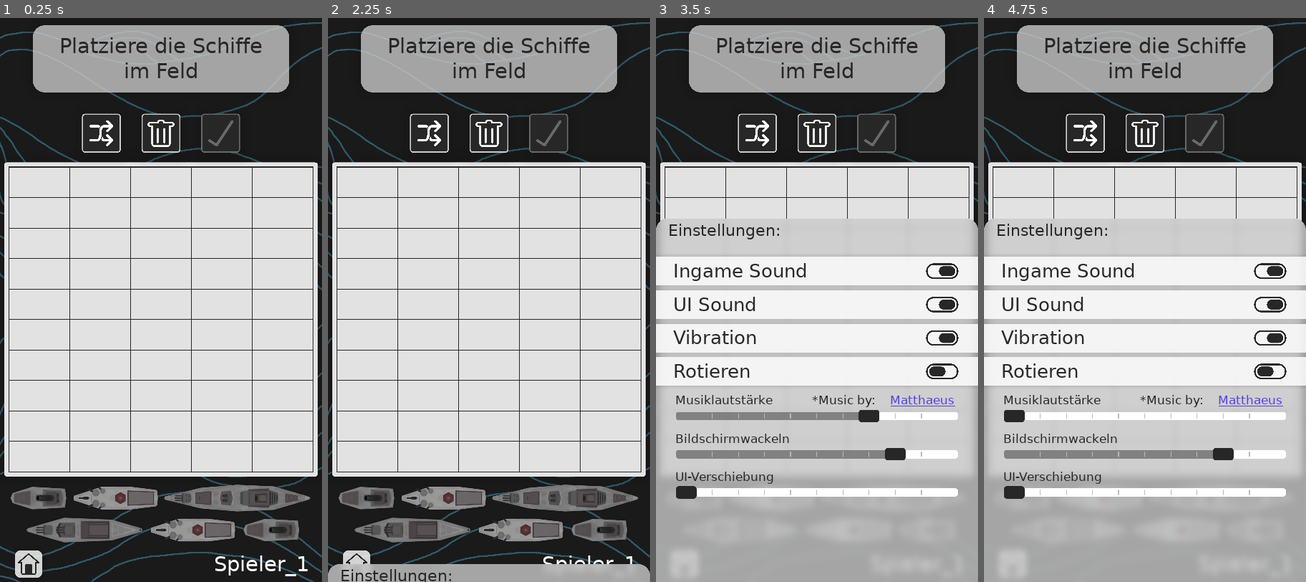
Above: before the commit, frames 1-4 (left to right).
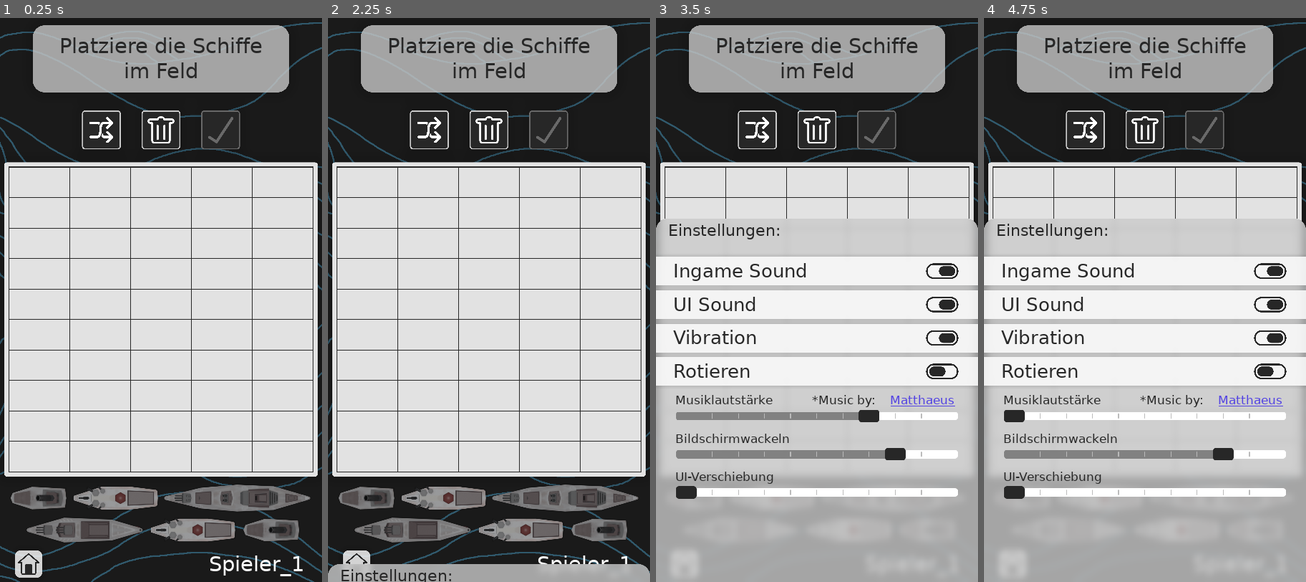
Above: after the commit, the same moments.

Repository: Asf-i/Schiffeversenken
Game: Godot game, scene res://Szenen/Haupt.tscn
The game is run twice, just before and just after one commit, with the same random seed, the same clock (stepped at 60 frames per second) and the same inputs. This scene is started directly instead of the project's main scene.
Inputs (mouse positions are in pixels of both pictures, inside the frame that each line leads up to):
- Up to frame 1 (0.25 s): no input
- Up to frame 2 (2.25 s): click (353, 181) at 0.52 s; tap Enter at 1.25 s; move the mouse to (559, 266) at 1.27 s; hold Up (ui_up) 1.28-2 s; click (559, 266) at 1.42 s; tap Space at 2 s; drag from (424, 322) to (353, 181) at 2.02 s
- Up to frame 3 (3.5 s): move the mouse to (849, 170) at 2.77 s; hold Up (ui_up) from 2.78 s (still down)
- Up to frame 4 (4.75 s): release Up (ui_up) at 3.5 s; tap Enter at 3.5 s; drag from (1128, 412) to (1038, 181) at 3.52 s; tap Space at 4.25 s; move the mouse to (1241, 378) at 4.27 s; hold Left (ui_left) from 4.28 s (still down)

The runs differ from the first frame. In frame 1, 1.1% of the frame differs, in the area x 25-96%, y 16-99%; in frame 2, 0.9%; in frame 3, 0.7%; in frame 4, 0.7%.

Commit message:
Fix Bug, Schiffe waren im Offline Modus leicht verschoben

Diff:
--- a/Skripte/Haupt.gd
+++ b/Skripte/Haupt.gd
@@ -27,7 +27,7 @@
 	$Gewonnen.rect_position.y = -$Gewonnen.rect_size.y
 
 	#Anderes
-	$AndererSpielerBitte/Label.set_text(Autoload.savegame_data.sp2name)
+	$AndererSpielerBitte/Control/Label.set_text(Autoload.savegame_data.sp2name)
 	$Einstellungen.rect_position.y = Autoload.actual_screen_height + 1
 	$Name.set_text(Autoload.savegame_data.sp1name + " ")
 
@@ -48,7 +48,7 @@
 
 func _input(event):
 	if Input.is_action_just_pressed("ui_up"):
-		$Gewonnen/Gewinner1/GewinnerFelder1.visible = false
+		$Schiffe.rect_position.x = 0
 
 	yield(get_tree().create_timer(0.01), "timeout")
 	if event is InputEventScreenTouch && event.is_pressed() && unselectbar && spielphase == 1:
@@ -202,7 +202,7 @@
 		$AndererSpielerBitte/Tween.interpolate_property($AndererSpielerBitte, "rect_position:y", $AndererSpielerBitte.rect_position.y, 0, 0.2, Tween.TRANS_LINEAR, Tween.EASE_IN_OUT)
 		$AndererSpielerBitte/Tween.start()
 
-	if spielphase != 1 && (not Autoload.savegame_data.rotier_mode or (not spieler2_ist_dran && $Camera2D.rotation_degrees == 180) or (spieler2_ist_dran && $Camera2D.rotation_degrees == 0)):
+	if spielphase != 1 && Autoload.offline_schneller_mode && (not Autoload.savegame_data.rotier_mode or (not spieler2_ist_dran && $Camera2D.rotation_degrees == 180) or (spieler2_ist_dran && $Camera2D.rotation_degrees == 0)):
 		$FelderwackelPlayer.play("wackel")
 		$SchnellclearPlayer.play("nurname")
 		yield(get_tree().create_timer(0.195), "timeout")
@@ -213,8 +213,9 @@
 			$Camera2D/Tween.start()
 			yield(get_tree().create_timer(0.2), "timeout")
 		else:
-			$Camera2D.rotation_degrees = 0
-			$Camera2D.position = Vector2(0, 0)
+#			$Camera2D.rotation_degrees = 0
+#			$Camera2D.position = Vector2(0, 0)
+			$AndererSpielerBitte/Control.rect_rotation = 180
 		$Einstellungen.richtunganders = 1
 		$Schiffe.rect_position.x = 0
 	elif Autoload.savegame_data.rotier_mode:
@@ -224,8 +225,9 @@
 			$Camera2D/Tween.start()
 			yield(get_tree().create_timer(0.2), "timeout")
 		else:
-			$Camera2D.rotation_degrees = 180
-			$Camera2D.position = Vector2(1080, Autoload.actual_screen_height)
+#			$Camera2D.rotation_degrees = 180
+#			$Camera2D.position = Vector2(1080, Autoload.actual_screen_height)
+			$AndererSpielerBitte/Control.rect_rotation = 180
 		$Einstellungen.richtunganders = -1
 		$Schiffe.rect_position.x = 0
 
@@ -261,12 +263,20 @@
 		clear()
 		if spieler2_ist_dran:
 			$Name.set_text(Autoload.savegame_data.sp1name)
+			if Autoload.savegame_data.rotier_mode:
+				$Camera2D.rotation_degrees = 0
+				$Camera2D.position = Vector2(0, 0)
+				$AndererSpielerBitte/Control.rect_rotation = 0
 			if spielphase == 1:
 				$Felder.rect_position.y += FELDVERSCHIEBUNG
 #				$Felder/FelderRaster.rect_position.y += FELDVERSCHIEBUNG
 #				$Felder/FelderHintergrund.rect_position.y += FELDVERSCHIEBUNG
 		else:
 			$Name.set_text(Autoload.savegame_data.sp2name)
+			if Autoload.savegame_data.rotier_mode:
+				$Camera2D.rotation_degrees = 180
+				$Camera2D.position = Vector2(1080, Autoload.actual_screen_height)
+				$AndererSpielerBitte/Control.rect_rotation = 0
 
 func anderer_spieler_parat():
 	print(spieler2_ist_dran)
@@ -306,8 +316,8 @@
 
 	yield($AndererSpielerBitte/Tween, "tween_completed")
 	match spieler2_ist_dran:
-		true: $AndererSpielerBitte/Label.set_text(Autoload.savegame_data.sp1name)
-		false: $AndererSpielerBitte/Label.set_text(Autoload.savegame_data.sp2name)
+		true: $AndererSpielerBitte/Control/Label.set_text(Autoload.savegame_data.sp1name)
+		false: $AndererSpielerBitte/Control/Label.set_text(Autoload.savegame_data.sp2name)
 	paratfeld_im_bild = false
 	$AndererSpielerBitte.visible = false
 
--- a/Skripte/MrComputer.gd
+++ b/Skripte/MrComputer.gd
@@ -21,62 +21,63 @@
 		emit_signal("press")
 
 func zug():
-	randomize()
-	such()
+	if $"/root/Welt".spielphase != 3:
+		randomize()
+		such()
 
-	if besuch_feld.name in Autoload.spieler1_felder:
-		if state == 1:
-			i_richtig = i_letztes
-			state = 2
-		elif state == 0:
-			state = 1
-		if i_letztes == 4: #Weil in den loops i nur bis 3 geht
-			erstes_getroffenes = besuch_feld
-		letztes_getroffenes = besuch_feld
-		Autoload.spieler2_beschossene[besuch_feld.name] = true
-		$"/root/Welt".spieler2_punkte += 1
-		$"/root/Welt".spieler1_versenkte[besuch_feld.sp1_schiffli_name] -= 1
+		if besuch_feld.name in Autoload.spieler1_felder:
+			if state == 1:
+				i_richtig = i_letztes
+				state = 2
+			elif state == 0:
+				state = 1
+			if i_letztes == 4: #Weil in den loops i nur bis 3 geht
+				erstes_getroffenes = besuch_feld
+			letztes_getroffenes = besuch_feld
+			Autoload.spieler2_beschossene[besuch_feld.name] = true
+			$"/root/Welt".spieler2_punkte += 1
+			$"/root/Welt".spieler1_versenkte[besuch_feld.sp1_schiffli_name] -= 1
 
-		if erstes_getroffenes == null:
-			state = 0
-	else:
-		if state == 2:
-			state = 3
-		i_letztes = 4
-		letztes_getroffenes = null
-		Autoload.spieler2_beschossene[besuch_feld.name] = false
+			if erstes_getroffenes == null:
+				state = 0
+		else:
+			if state == 2:
+				state = 3
+			i_letztes = 4
+			letztes_getroffenes = null
+			Autoload.spieler2_beschossene[besuch_feld.name] = false
 
-	#Rakete Abschiessen
-	var feld = get_node("/root/Welt/EigenschiffControl/EigeneFelder/" + besuch_feld.name)
-	var rakete = RAKETE.instance()
-	$"/root/Welt/Raketen".add_child(rakete)
-	rakete.ziel = feld.rect_global_position + feld.rect_size / 2
-	rakete.nur_schoen = true
-	rakete.fliegen($"/root/Welt/Felder".rect_position)
+		#Rakete Abschiessen
+		var feld = get_node("/root/Welt/EigenschiffControl/EigeneFelder/" + besuch_feld.name)
+		var rakete = RAKETE.instance()
+		$"/root/Welt/Raketen".add_child(rakete)
+		rakete.ziel = feld.rect_global_position + feld.rect_size / 2
+		rakete.nur_schoen = true
+		rakete.fliegen($"/root/Welt/Felder".rect_position)
 
-	yield(get_tree().create_timer(0.5), "timeout")
-	$"/root/Welt/EigenschiffControl/EigeneFelder".treffer_markieren(true)
-	get_node("/root/Welt/EigenschiffControl/EigeneFelder/" + besuch_feld.name + "/Particles2D2").emitting = true
-	if besuch_feld.name in Autoload.spieler1_felder:
-		$"/root/Welt".vollschiffcheck(besuch_feld.sp1_schiffli_name)
-		$"/root/Welt".gewinnercheck()
-		get_node("/root/Welt/EigenschiffControl/EigeneFelder/" + besuch_feld.name + "/Particles2D").emitting = true
-		get_node("/root/Welt/EigenschiffControl/EigeneFelder/" + besuch_feld.name + "/Explosion").pitch_scale = rand_range(0.8, 1.2)
-		get_node("/root/Welt/EigenschiffControl/EigeneFelder/" + besuch_feld.name + "/Explosion").play()
-	else:
-		get_node("/root/Welt/EigenschiffControl/EigeneFelder/" + besuch_feld.name + "/Platschsound").pitch_scale = rand_range(0.9, 1.3)
-		get_node("/root/Welt/EigenschiffControl/EigeneFelder/" + besuch_feld.name + "/Platschsound").play()
+		yield(get_tree().create_timer(0.5), "timeout")
+		$"/root/Welt/EigenschiffControl/EigeneFelder".treffer_markieren(true)
+		get_node("/root/Welt/EigenschiffControl/EigeneFelder/" + besuch_feld.name + "/Particles2D2").emitting = true
+		if besuch_feld.name in Autoload.spieler1_felder:
+			$"/root/Welt".vollschiffcheck(besuch_feld.sp1_schiffli_name)
+			$"/root/Welt".gewinnercheck()
+			get_node("/root/Welt/EigenschiffControl/EigeneFelder/" + besuch_feld.name + "/Particles2D").emitting = true
+			get_node("/root/Welt/EigenschiffControl/EigeneFelder/" + besuch_feld.name + "/Explosion").pitch_scale = rand_range(0.8, 1.2)
+			get_node("/root/Welt/EigenschiffControl/EigeneFelder/" + besuch_feld.name + "/Explosion").play()
+		else:
+			get_node("/root/Welt/EigenschiffControl/EigeneFelder/" + besuch_feld.name + "/Platschsound").pitch_scale = rand_range(0.9, 1.3)
+			get_node("/root/Welt/EigenschiffControl/EigeneFelder/" + besuch_feld.name + "/Platschsound").play()
 
-	#Zug beenden
-	start = false
-	if letztes_getroffenes == null:
-		$"/root/Welt/NotifyRect/Control/AnimationPlayer".play_backwards("open")
-		yield($"/root/Welt/NotifyRect/Control/AnimationPlayer", "animation_finished")
-		$"/root/Welt/NotifyRect".visible = false
+		#Zug beenden
+		start = false
+		if letztes_getroffenes == null:
+			$"/root/Welt/NotifyRect/Control/AnimationPlayer".play_backwards("open")
+			yield($"/root/Welt/NotifyRect/Control/AnimationPlayer", "animation_finished")
+			$"/root/Welt/NotifyRect".visible = false
 
-		get_parent().spieler2_ist_dran = false
-	else:
-		zug()
+			get_parent().spieler2_ist_dran = false
+		else:
+			zug()
 
 func such():
 	var such_node
--- a/Szenen/Haupt.tscn
+++ b/Szenen/Haupt.tscn
@@ -817,9 +817,9 @@
 anchor_right = 0.5
 anchor_bottom = 1.0
 margin_left = 135.0
-margin_top = -1568.0
+margin_top = -1579.0
 margin_right = 265.0
-margin_bottom = -1438.0
+margin_bottom = -1449.0
 custom_colors/font_color_disabled = Color( 0.290196, 0.290196, 0.290196, 1 )
 custom_colors/font_color_focus = Color( 0.909804, 0.909804, 0.909804, 1 )
 custom_colors/font_color = Color( 0.909804, 0.909804, 0.909804, 1 )
@@ -847,9 +847,9 @@
 anchor_right = 0.5
 anchor_bottom = 1.0
 margin_left = -265.0
-margin_top = -1568.0
+margin_top = -1579.0
 margin_right = -135.0
-margin_bottom = -1438.0
+margin_bottom = -1449.0
 custom_colors/font_color_disabled = Color( 0.290196, 0.290196, 0.290196, 1 )
 custom_colors/font_color_focus = Color( 0.909804, 0.909804, 0.909804, 1 )
 custom_colors/font_color = Color( 0.909804, 0.909804, 0.909804, 1 )
@@ -876,9 +876,9 @@
 anchor_right = 0.5
 anchor_bottom = 1.0
 margin_left = -65.0
-margin_top = -1568.0
+margin_top = -1579.0
 margin_right = 65.0002
-margin_bottom = -1438.0
+margin_bottom = -1449.0
 custom_colors/font_color_disabled = Color( 0.290196, 0.290196, 0.290196, 1 )
 custom_colors/font_color_focus = Color( 0.909804, 0.909804, 0.909804, 1 )
 custom_colors/font_color = Color( 0.909804, 0.909804, 0.909804, 1 )
@@ -923,7 +923,7 @@
 anchor_bottom = 1.0
 margin_left = 168.0
 margin_top = -100.0
-margin_right = -22.0
+margin_right = -38.0002
 margin_bottom = -18.0
 text = "SpielerName"
 align = 2
@@ -1015,7 +1015,6 @@
 }
 
 [node name="AndererSpielerBitte" type="ColorRect" parent="."]
-visible = false
 anchor_right = 1.0
 anchor_bottom = 1.0
 margin_top = -1920.0
@@ -1027,7 +1026,16 @@
 
 [node name="Tween" type="Tween" parent="AndererSpielerBitte"]
 
-[node name="Label" type="Label" parent="AndererSpielerBitte"]
+[node name="Control" type="Control" parent="AndererSpielerBitte"]
+anchor_left = 0.5
+anchor_top = 0.5
+anchor_right = 0.5
+anchor_bottom = 0.5
+__meta__ = {
+"_edit_use_anchors_": false
+}
+
+[node name="Label" type="Label" parent="AndererSpielerBitte/Control"]
 anchor_left = 0.5
 anchor_top = 0.5
 anchor_right = 0.5
@@ -1045,7 +1053,7 @@
 "_edit_use_anchors_": false
 }
 
-[node name="Label2" type="Label" parent="AndererSpielerBitte"]
+[node name="Label2" type="Label" parent="AndererSpielerBitte/Control"]
 anchor_left = 0.5
 anchor_top = 0.5
 anchor_right = 0.5
@@ -1063,15 +1071,15 @@
 "_edit_use_anchors_": false
 }
 
-[node name="AndererOkButton" type="Button" parent="AndererSpielerBitte"]
+[node name="AndererOkButton" type="Button" parent="AndererSpielerBitte/Control"]
 anchor_left = 0.5
 anchor_top = 1.0
 anchor_right = 0.5
 anchor_bottom = 1.0
 margin_left = -196.0
-margin_top = -655.0
+margin_top = 305.0
 margin_right = 196.0
-margin_bottom = -405.0
+margin_bottom = 555.0
 theme = ExtResource( 9 )
 custom_fonts/font = SubResource( 45 )
 text = "OK"
@@ -1433,8 +1441,8 @@
 anchor_bottom = 1.0
 margin_left = 270.0
 margin_top = 480.0
-margin_right = 13230.0
-margin_bottom = 23520.0
+margin_right = 16470.0
+margin_bottom = 29280.0
 rect_scale = Vector2( 0.5, 0.5 )
 __meta__ = {
 "_edit_use_anchors_": false
@@ -1570,8 +1578,8 @@
 [connection signal="pressed" from="ClearButton" to="." method="_on_ClearButton_pressed"]
 [connection signal="button_down" from="HauptmenuButton" to="." method="button_sound"]
 [connection signal="pressed" from="HauptmenuButton" to="." method="_on_HauptmenuButton_pressed"]
-[connection signal="button_down" from="AndererSpielerBitte/AndererOkButton" to="." method="button_sound"]
-[connection signal="pressed" from="AndererSpielerBitte/AndererOkButton" to="." method="_on_AndererOkButton_pressed"]
+[connection signal="button_down" from="AndererSpielerBitte/Control/AndererOkButton" to="." method="button_sound"]
+[connection signal="pressed" from="AndererSpielerBitte/Control/AndererOkButton" to="." method="_on_AndererOkButton_pressed"]
 [connection signal="button_down" from="Gewonnen/Revanche" to="." method="button_sound"]
 [connection signal="pressed" from="Gewonnen/Revanche" to="." method="_on_Revanche_pressed"]
 [connection signal="button_down" from="Gewonnen/Hauptmenu" to="." method="button_sound"]
--- a/Szenen/HauptComputer.tscn
+++ b/Szenen/HauptComputer.tscn
@@ -914,8 +914,8 @@
 anchor_bottom = 1.0
 margin_left = 270.0
 margin_top = 480.0
-margin_right = 3510.0
-margin_bottom = 6240.0
+margin_right = 5670.0
+margin_bottom = 10080.0
 rect_scale = Vector2( 0.5, 0.5 )
 __meta__ = {
 "_edit_use_anchors_": false
@@ -1232,8 +1232,8 @@
 anchor_bottom = 1.0
 margin_left = 270.0
 margin_top = 480.0
-margin_right = 41310.0
-margin_bottom = 73440.0
+margin_right = 43470.0
+margin_bottom = 77280.0
 rect_scale = Vector2( 0.5, 0.5 )
 __meta__ = {
 "_edit_use_anchors_": false
